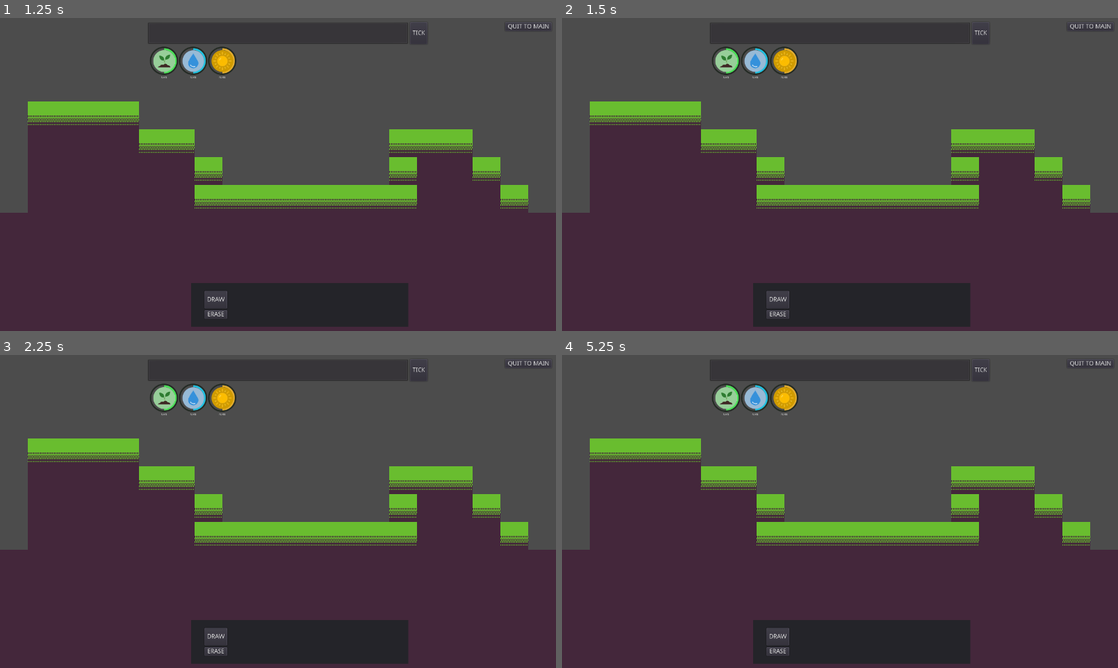
Above: before the commit, frames 1-4 (two rows, left to right).
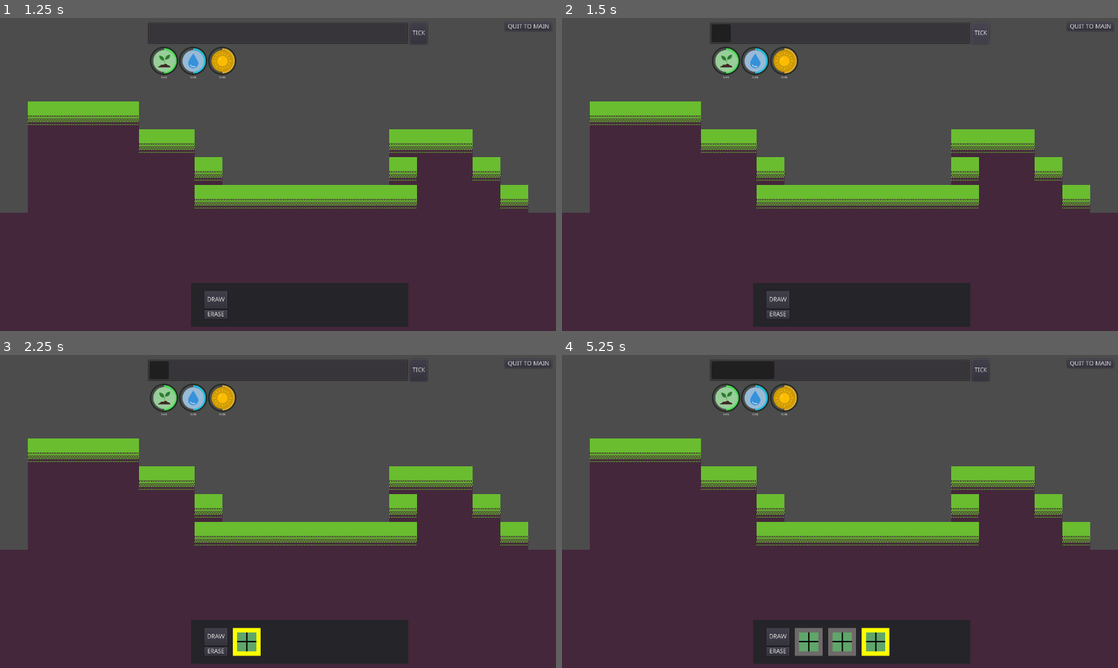
Above: after the commit, the same moments.

Repository: Gouellie/Roots
Game: Godot game, scene res://src/screens/main_menu.tscn
Same seed, same stepped clock (60 frames per second), same inputs: the game is played once before the commit and once after it.
Inputs:
- Up to frame 1 (1.25 s): click "NEW GAME" at 0.5 s
- Up to frame 2 (1.5 s): click "TICK" at 1.25 s
- Up to frame 3 (2.25 s): click "DRAW" at 2 s
- Up to frame 4 (5.25 s): click "TICK" at 2.75 s; click "DRAW" at 3.5 s; click "TICK" at 4.25 s; click "DRAW" at 5 s

Frame 1 is identical in both runs. In frame 2, 0.2% of the frame differs, in the area x 27-31%, y 2-8%; in frame 3, 0.6%; in frame 4, 1.9%, in the area x 27-59%, y 2-97%.

Commit message:
Update gui.tscn
Updated mouse filter to 'ignore' on new containers controls.

Diff:
--- a/src/ui/gui.tscn
+++ b/src/ui/gui.tscn
@@ -28,6 +28,7 @@
 margin_top = 10.0
 margin_right = 1270.0
 margin_bottom = 710.0
+mouse_filter = 2
 
 [node name="HBoxContainer" type="HBoxContainer" parent="Margin/ResourceGauges"]
 anchor_left = 0.5
@@ -37,6 +38,7 @@
 margin_right = -165.0
 margin_bottom = 186.0
 rect_scale = Vector2( 0.5, 0.5 )
+mouse_filter = 2
 
 [node name="ResourceGauge_Soil" parent="Margin/ResourceGauges/HBoxContainer" instance=ExtResource( 4 )]
 anchor_right = 0.0
@@ -127,6 +129,7 @@
 margin_top = 10.0
 margin_right = 1270.0
 margin_bottom = 710.0
+mouse_filter = 2
 
 [node name="Control_GameOver" type="ColorRect" parent="."]
 visible = false
